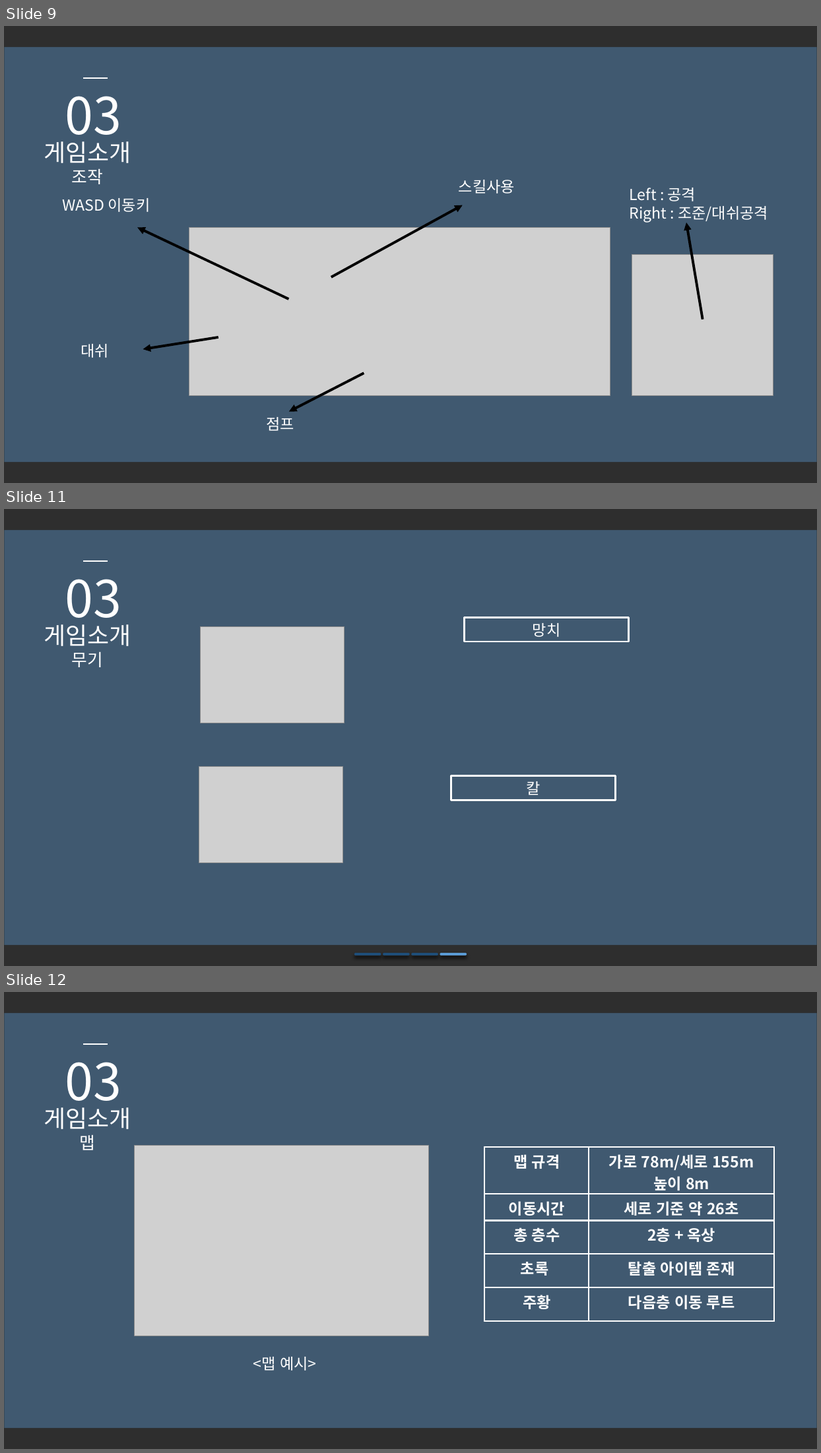
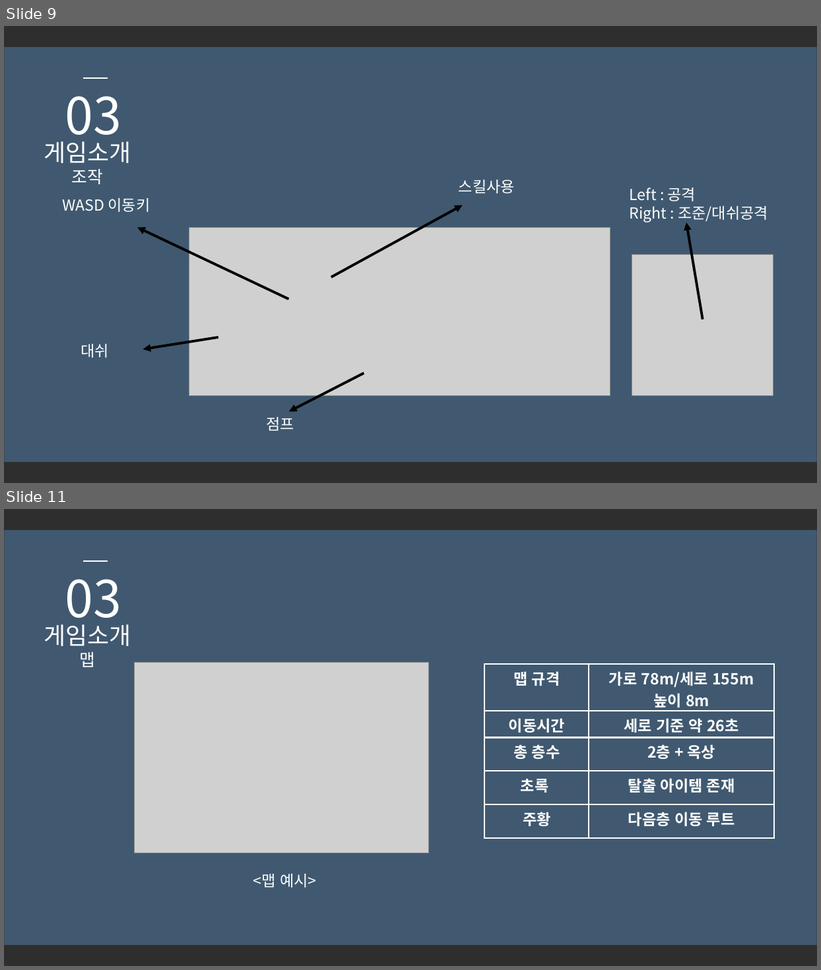
Before and after one commit to SuperTaeJun/GraduationWork, a slide deck: 졸업작품 제안서/졸업작품 제안서ver3.pptx. Shown one above the other, each under a label of ours: slides 9, 11 and 12 before the commit, slides 9 and 11 after it; the slides between them are not shown. The pictures are 821x1453 and 821x970 pixels, drawn with LibreOffice and Linux fonts; fonts in the diff are those of the drawing; grey boxes stand for pictures; background and template pictures are left out; a plain dark background stands for a picture behind light text. Boxes give left, top, right and bottom in pixels: in the first picture for what was removed or moved away, otherwise in the second. Text is boxed around its words. In the diff, an @@ line names an element or a change of style, - is before the commit and + after.

```diff
--- a/졸업작품 제안서/졸업작품 제안서ver3.pptx
+++ b/졸업작품 제안서/졸업작품 제안서ver3.pptx
@@ slide 11 removed at [4,509,817,966], background picture (left out); not listed: 2 template elements that a slide beside it also shows @@
@@ line removed from (83, 561) to (108, 561) @@
@@ text removed at [65,579,121,630] @@
-03
@@ text removed at [44,625,131,667] @@
-게임소개
-무기
@@ picture removed at [201,626,345,722] @@
@@ rectangle removed at [465,618,628,642] @@
-망치
@@ picture removed at [199,767,343,863] @@
@@ rectangle removed at [451,776,616,801] @@
-칼
@@ line removed from (356, 955) to (380, 955) @@
@@ line removed from (385, 955) to (409, 955) @@
@@ line removed from (413, 955) to (437, 955) @@
@@ line removed from (442, 955) to (465, 955) @@
@@ what was slide 12 is now slide 11 @@
```
Also in this commit, not shown: 4 slides changed.
